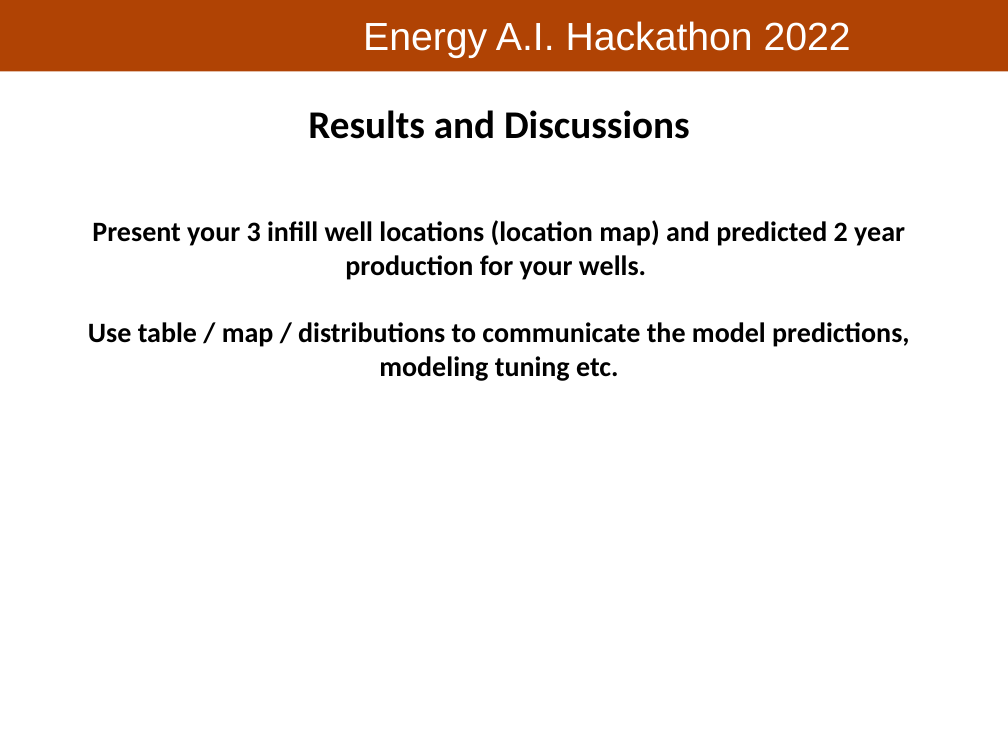
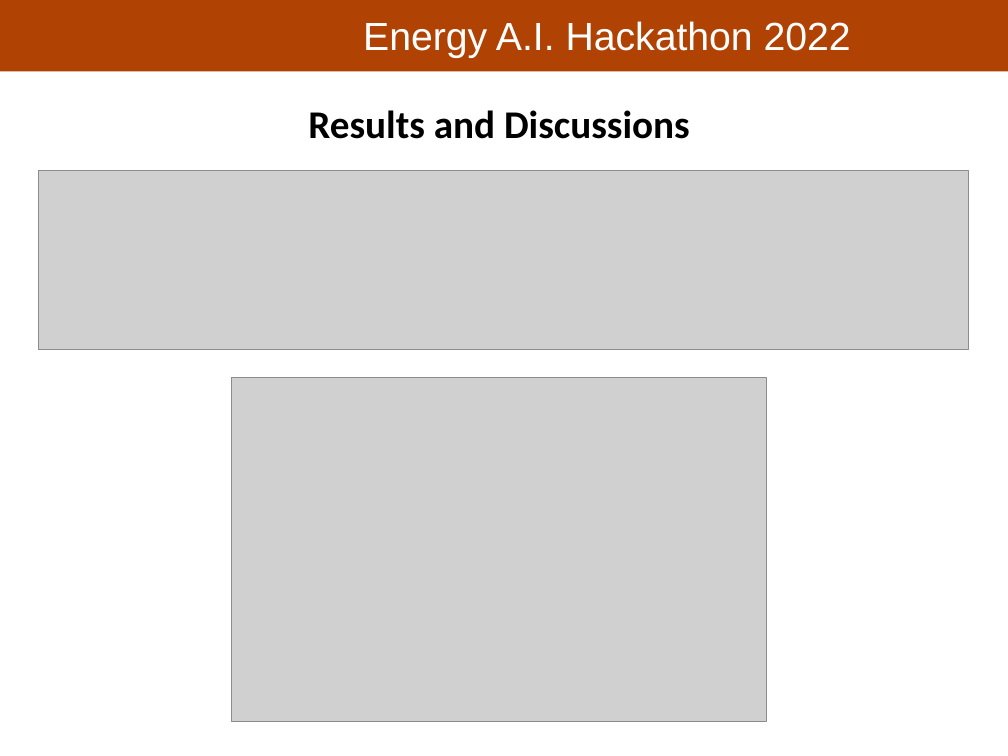
Before and after one commit to PGEHackathon/Longhorn_Energy_Club, a slide deck: slide 10 of Flow_Chart_Slide.pptx. Drawn at 1008x756 pixels with LibreOffice and Linux fonts; fonts in the diff are those of the drawing; grey boxes stand for pictures; background and template pictures are left out. Boxes give left, top, right and bottom in pixels: in the first picture for what was removed or moved away, otherwise in the second. Text is boxed around its words. In the diff, an @@ line names an element or a change of style, - is before the commit and + after.

Commit message:
Added final

```diff
--- a/Flow_Chart_Slide.pptx
+++ b/Flow_Chart_Slide.pptx
@@ picture added at [38, 170, 969, 350] @@
@@ text at [88, 220, 909, 381]: paragraphs removed @@
-Present your 3 infill well locations (location map) and predicted 2 year production for your wells.
-Use table / map / distributions to communicate the model predictions, modeling tuning etc.
@@ picture added at [232, 378, 766, 722] @@
```
Also in this commit, not shown: 1 other slide changed.
